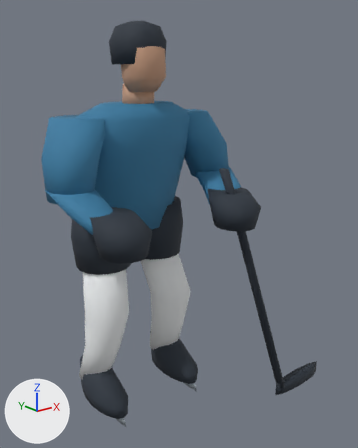
What one commit did to the glTF model public/models/hockey/skater-study.glb.
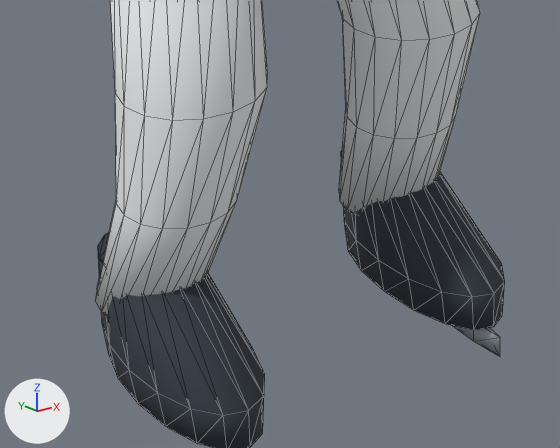
The first picture shows the older version from a camera (50 mm lens) standing at (-1.25, -1.95, 1.64) and looking at (0.16, -0.19, 0.94). The close-ups show the older and then the newer version on the part from 14% to 60% of the width and 64% to 93% of the height of that picture. Only the edits that show in the close-ups are written down. The lights are fixed; the arrows at lower left show +X, +Y and +Z. The close-ups show mesh edges as thin lines. Where no turn or scale is listed for an object, it has been applied to the vertices.

Objects in the first close-up: 'Blade R', 'Leg L', 'Leg R', 'Skate boot L', 'Skate boot R'.
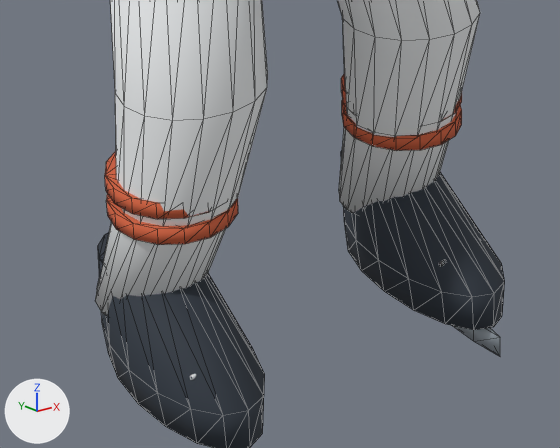
Pixel boxes [x1, y1, x2, y2] of what changed, in the close-ups (560 x 448 px):
'Sock band L', added (orange): after [106, 193, 238, 245]
'Sock band R', added (orange): after [342, 99, 462, 150]
'Sock band L.001', added (orange): after [105, 151, 209, 219]
'Sock band R.001', added: after [341, 73, 462, 121]
'Boot lace R', added: after [439, 261, 444, 266]

Edits to the bpy script that builds the scene:
```text
Add mat_uniform_trim:
    mat_uniform_trim = principled_material('Uniform trim')
    mat_uniform_trim.base_color = (0.65, 0.12, 0.045)  # orange #d3613c
    mat_uniform_trim.roughness = 0.8
Add me_sock_band_r_001:
    me_sock_band_r_001.from_pydata(...)  # a 16-sided cylinder along z spanning x 0.114..0.296, y -0.135..0.065, z 0.37..0.395
    me_sock_band_r_001.materials.append(mat_uniform_trim)  # orange #d3613c
Add me_sock_band_r:
    me_sock_band_r.from_pydata(...)  # a 16-sided cylinder along z spanning x 0.114..0.296, y -0.135..0.065, z 0.33..0.355
    me_sock_band_r.materials.append(mat_uniform_trim)  # orange #d3613c
Add me_sock_band_l_001:
    me_sock_band_l_001.from_pydata(...)  # a 16-sided cylinder along z spanning x -0.296..-0.114, y -0.135..0.065, z 0.37..0.395
    me_sock_band_l_001.materials.append(mat_uniform_trim)  # orange #d3613c
Add me_sock_band_l:
    me_sock_band_l.from_pydata(...)  # a 16-sided cylinder along z spanning x -0.296..-0.114, y -0.135..0.065, z 0.33..0.355
    me_sock_band_l.materials.append(mat_uniform_trim)  # orange #d3613c
Add me_boot_lace_r:
    me_boot_lace_r.from_pydata(...)  # 16 vertices, 16 faces; spans x 0.1745..0.2655, y -0.173..-0.152, z 0.147..0.153
    me_boot_lace_r.materials.append(mat_socks_and_pads)  # white #edf0f1
Add ob_sock_band_r_001:
    ob_sock_band_r_001 = bpy.data.objects.new('Sock band R.001', me_sock_band_r_001)
    ob_sock_band_r_001.location = (0.0, 0.0, 0.0)
Add ob_sock_band_r:
    ob_sock_band_r = bpy.data.objects.new('Sock band R', me_sock_band_r)
    ob_sock_band_r.location = (0.0, 0.0, 0.0)
Add ob_sock_band_l_001:
    ob_sock_band_l_001 = bpy.data.objects.new('Sock band L.001', me_sock_band_l_001)
    ob_sock_band_l_001.location = (0.0, 0.0, 0.0)
Add ob_sock_band_l:
    ob_sock_band_l = bpy.data.objects.new('Sock band L', me_sock_band_l)
    ob_sock_band_l.location = (0.0, 0.0, 0.0)
Add ob_boot_lace_r:
    ob_boot_lace_r = bpy.data.objects.new('Boot lace R', me_boot_lace_r)
    ob_boot_lace_r.location = (0.0, 0.0, 0.0)
```
